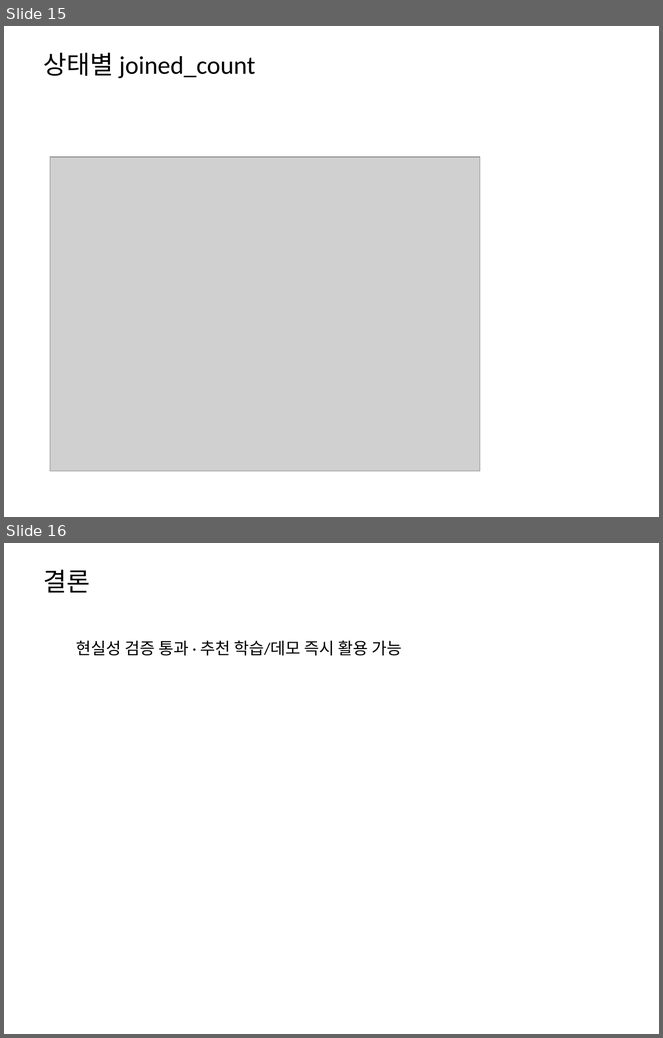
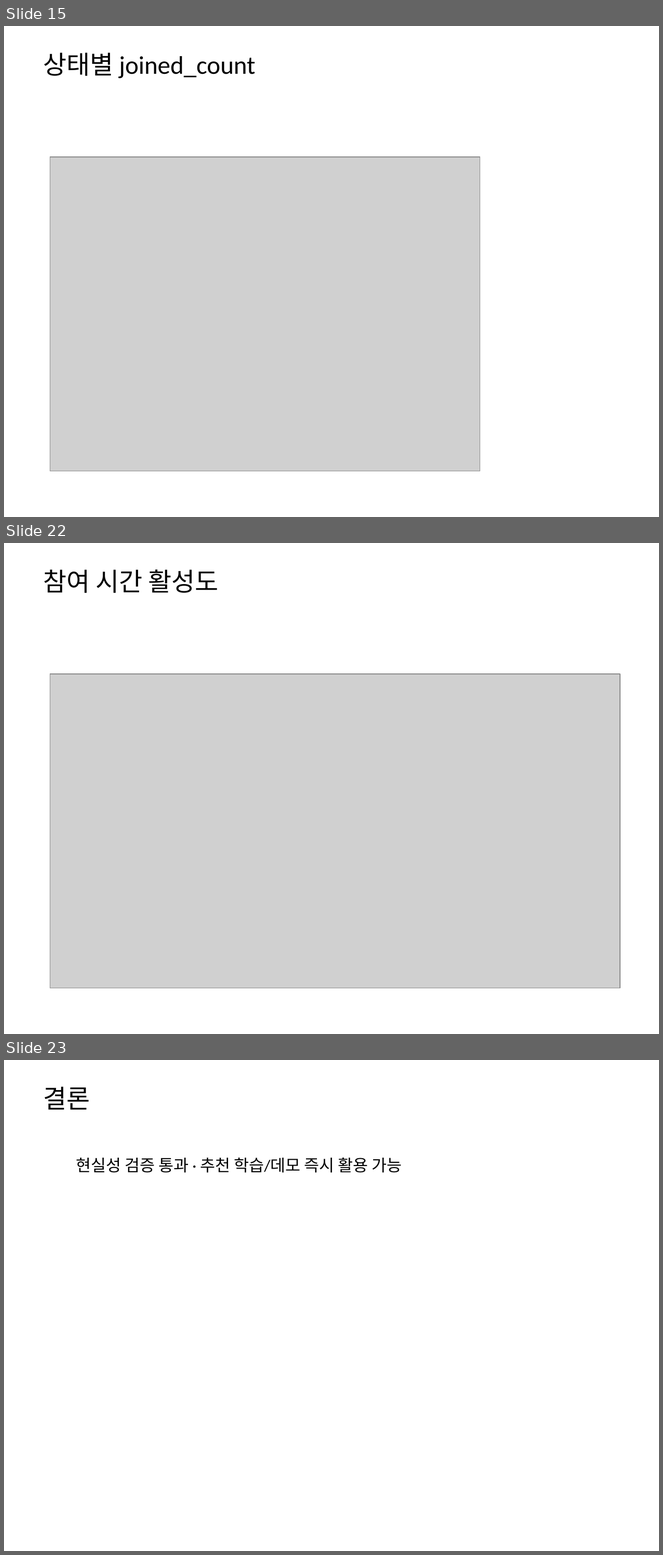
Before and after one commit to ai-sesac2-Nbbang/mogu-mogu-backend, a slide deck: scripts/mogumogu_report.pptx. Shown one above the other, each under a label of ours: slides 15 and 16 before the commit, slides 15, 22 and 23 after it; the slides between them are not shown. The pictures are 663x1038 and 663x1555 pixels, drawn with LibreOffice and Linux fonts; fonts in the diff are those of the drawing; grey boxes stand for pictures. Boxes give left, top, right and bottom in pixels: in the first picture for what was removed or moved away, otherwise in the second. Text is boxed around its words. In the diff, an @@ line names an element or a change of style, - is before the commit and + after.

```diff
--- a/scripts/mogumogu_report.pptx
+++ b/scripts/mogumogu_report.pptx
@@ slide 22 added at [4,543,659,1034], background #FFFFFF @@
@@ text added at [43,570,218,593], 28 pt, text #000000 @@
+참여 시간 활성도
@@ picture added at [50,674,621,989] @@
@@ what was slide 16 is now slide 23 @@
```
Also in this commit, not shown: 6 other slides added, 9 other files.
